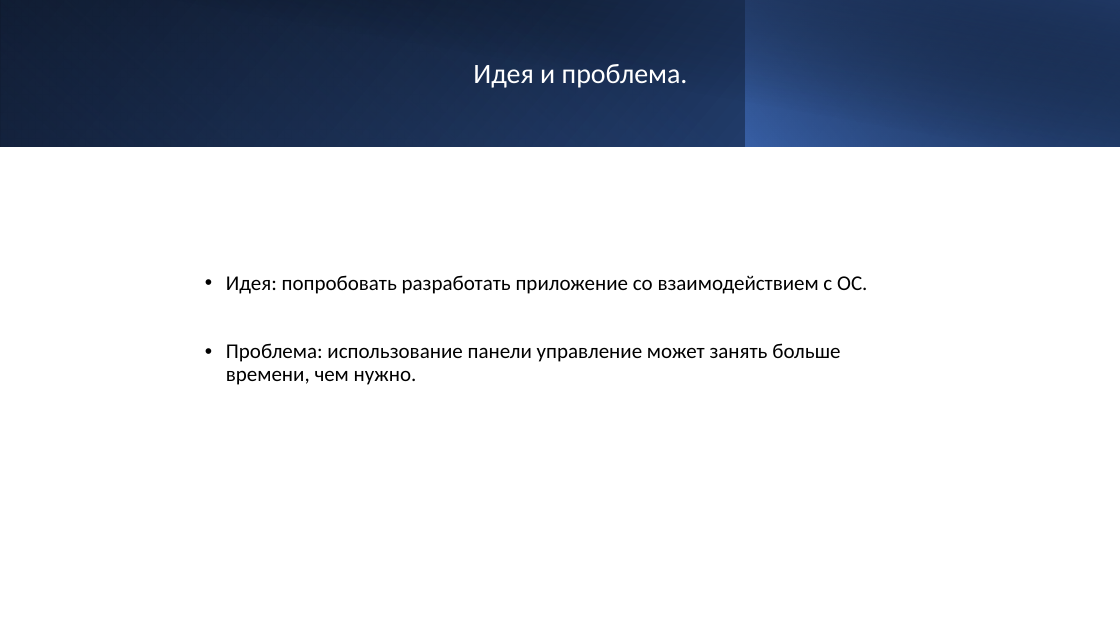
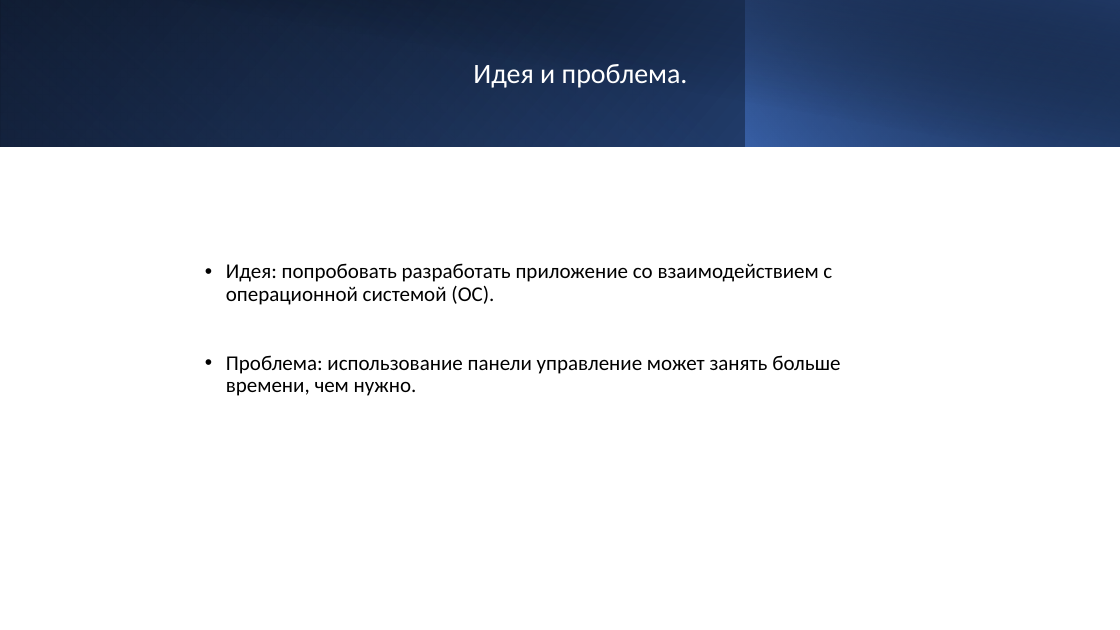
Before and after one commit to mosheadd/WinAPI_PRoject, a slide deck: slide 2 of Презентация.pptx. Drawn at 1120x630 pixels with LibreOffice and Linux fonts; fonts in the diff are those of the drawing. Boxes give left, top, right and bottom in pixels: in the first picture for what was removed or moved away, otherwise in the second. Text is boxed around its words. In the diff, an @@ line names an element or a change of style, - is before the commit and + after.

```diff
--- a/Презентация.pptx
+++ b/Презентация.pptx
@@ text at <box>226,263,832,305</box>: text changed @@
-• Идея: попробовать разработать приложение со взаимодействием с ОС.
+• Идея: попробовать разработать приложение со взаимодействием с операционной системой (ОС).
```
